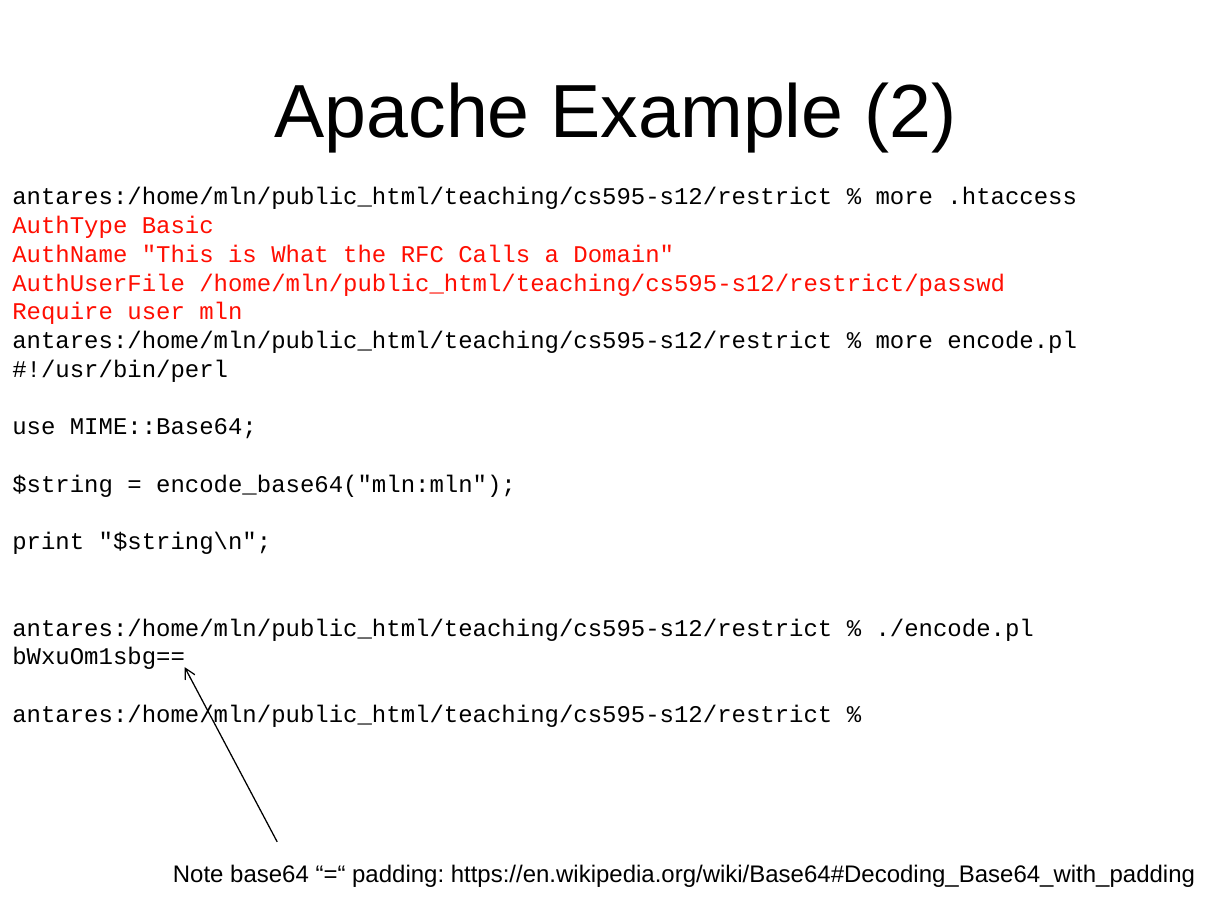
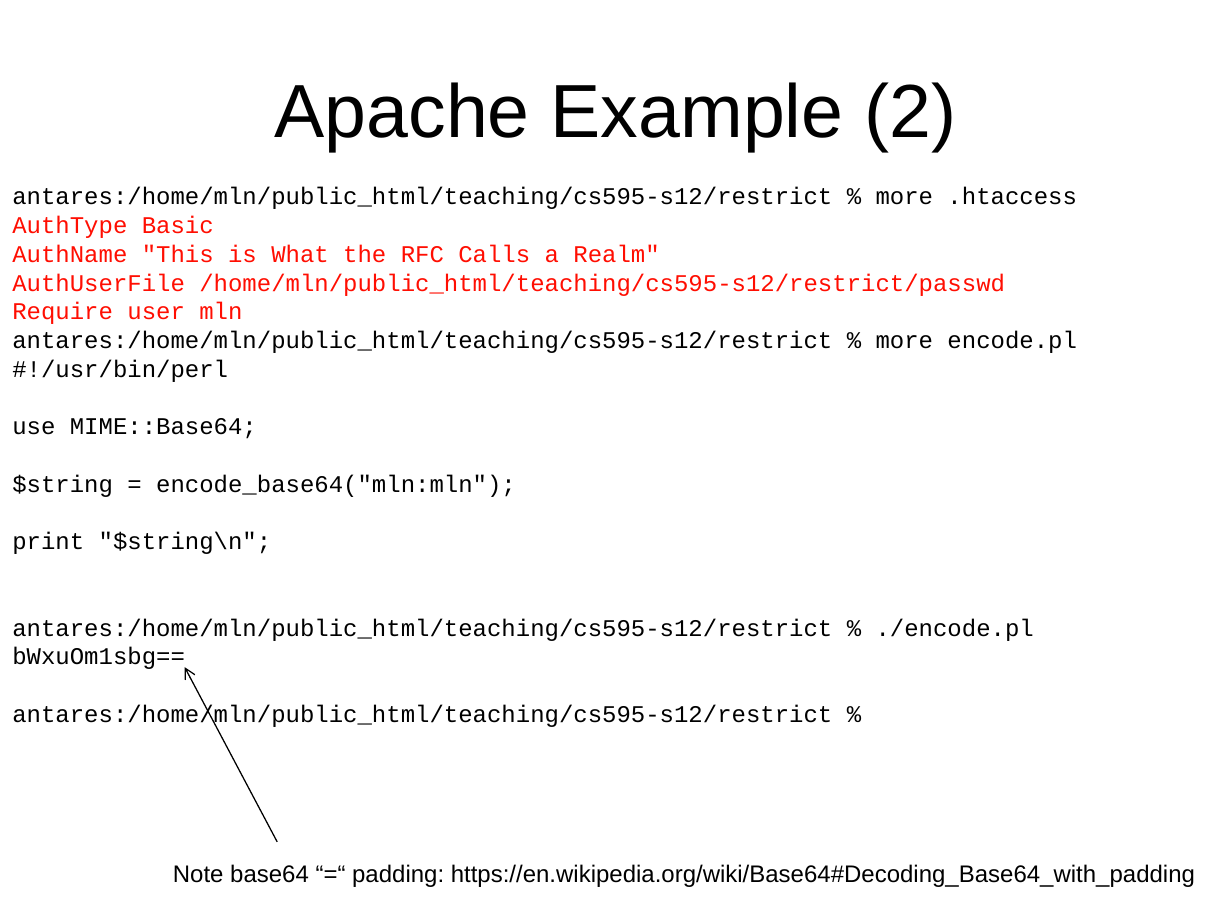
Before and after one commit to phonedude/cs531-f18, a slide deck: slide 8 of slides/week-10-authentication.ppt. Drawn at 1232x924 pixels with LibreOffice and Linux fonts; fonts in the diff are those of the drawing. Boxes give left, top, right and bottom in pixels: in the first picture for what was removed or moved away, otherwise in the second. Text is boxed around its words. In the diff, an @@ line names an element or a change of style, - is before the commit and + after.

```diff
--- a/slides/week-10-authentication.ppt
+++ b/slides/week-10-authentication.ppt
@@ text at bbox=[12, 244, 659, 263]: text changed @@
-AuthName "This is What the RFC Calls a Domain"
+AuthName "This is What the RFC Calls a Realm"
```
Also in this commit, not shown: 4 other slides changed.
